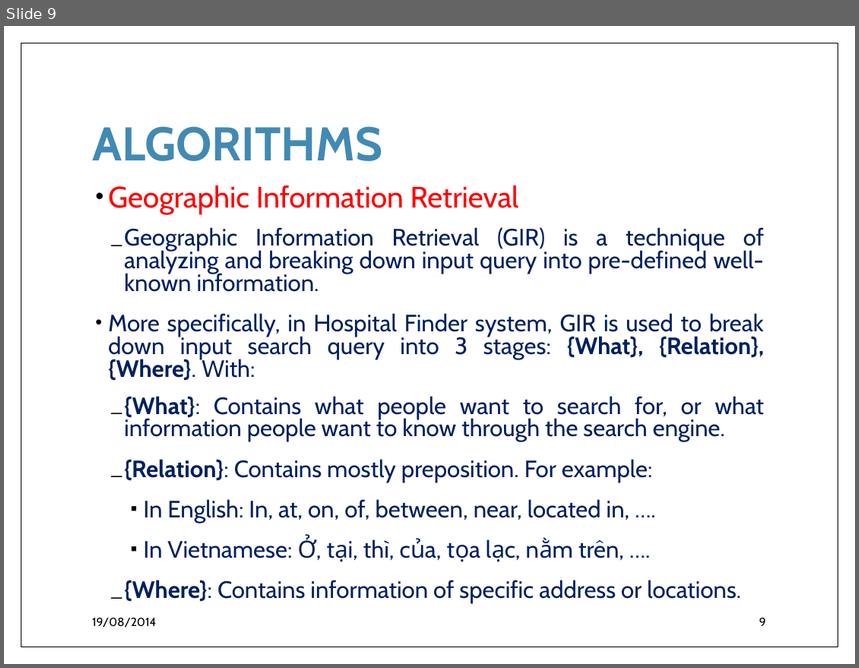
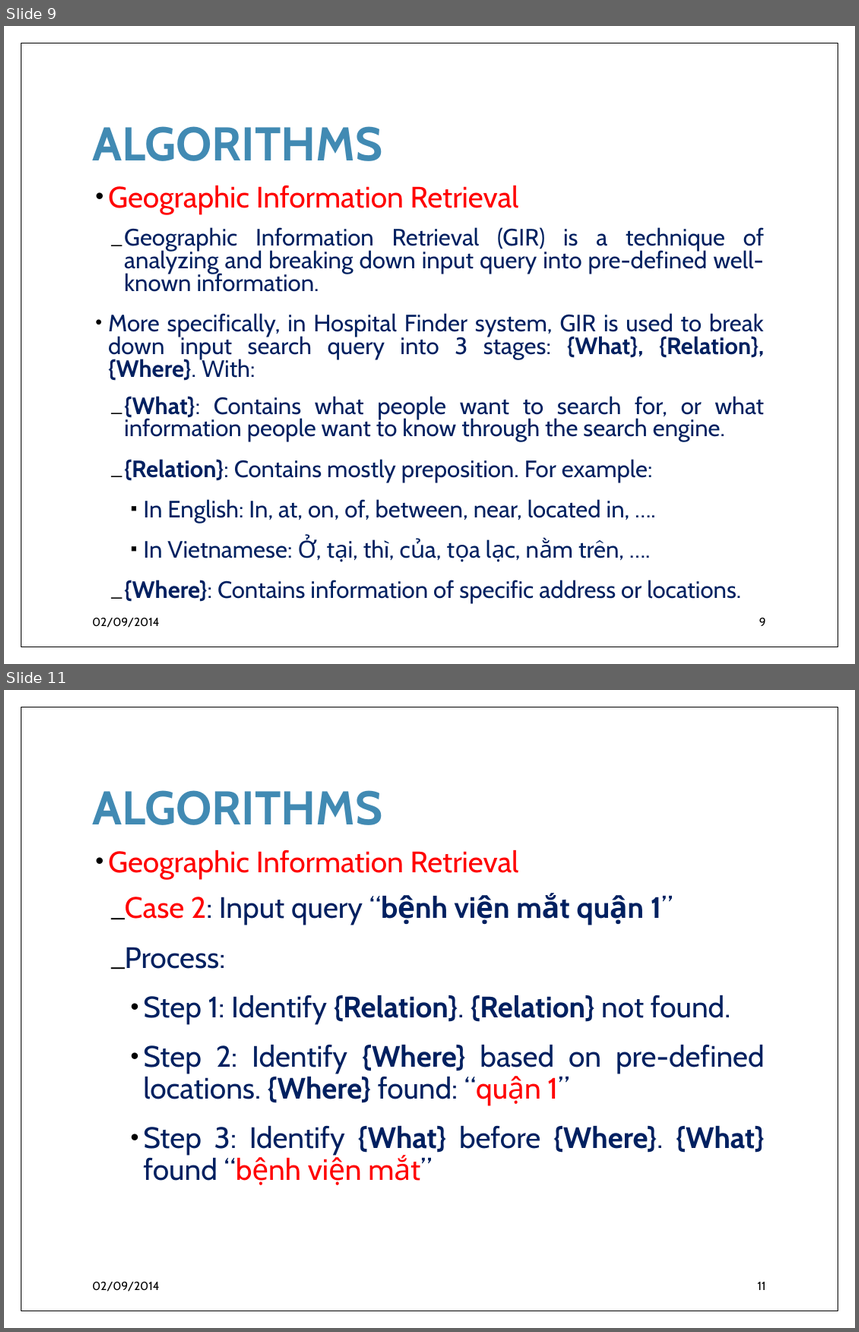
Before and after one commit to Princessgladys/hospital-finder, a slide deck: Hospital Finder.pptx. Shown one above the other, each under a label of ours: slide 9 before the commit, slides 9 and 11 after it; the slides between them are not shown. The pictures are 859x668 and 859x1332 pixels, drawn with LibreOffice and Linux fonts; fonts in the diff are those of the drawing; background and template pictures are left out. Boxes give left, top, right and bottom in pixels: in the first picture for what was removed or moved away, otherwise in the second. Text is boxed around its words. In the diff, an @@ line names an element or a change of style, - is before the commit and + after.

```diff
--- a/Hospital Finder.pptx
+++ b/Hospital Finder.pptx
@@ slide 11 added at <box>4,690,855,1328</box>, background #FFFFFF; not listed: 1 template element that a slide beside it also shows @@
@@ title added at <box>92,790,382,825</box>, 40 pt, text #418AB3, bold @@
+ALGORITHMS
@@ text added at <box>108,850,765,1181</box>, 25 pt, text #002060 @@
+• Geographic Information Retrieval
+  _ Case 2: Input query “bệnh viện mắt quận 1”
+  _ Process:
+    • Step 1: Identify {Relation}. {Relation} not found.
+    • Step 2: Identify {Where} based on pre-defined locations. {Where} found: “quận 1”
+    • Step 3: Identify {What} before {Where}. {What} found “bệnh viện mắt”
@@ text added at <box>92,1282,159,1292</box>, 10 pt, text #000000 @@
+02/09/2014
@@ page number added at <box>758,1282,766,1290</box>, 10 pt, text #000000 @@
+11
@@ slide 9 changed as well @@
@@ text at <box>92,618,159,628</box>: text changed @@
-19/08/2014
+02/09/2014
```
Also in this commit, not shown: 10 other slides changed, 5 other slides added.
